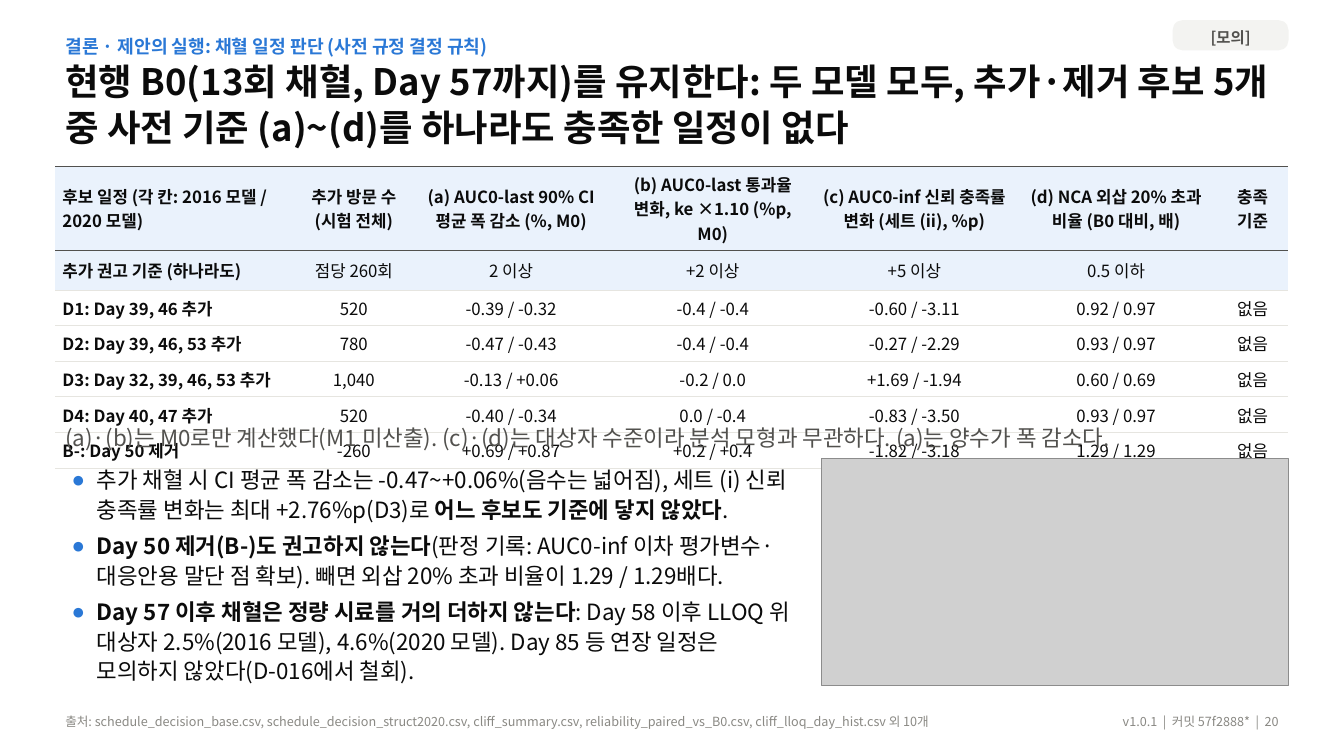
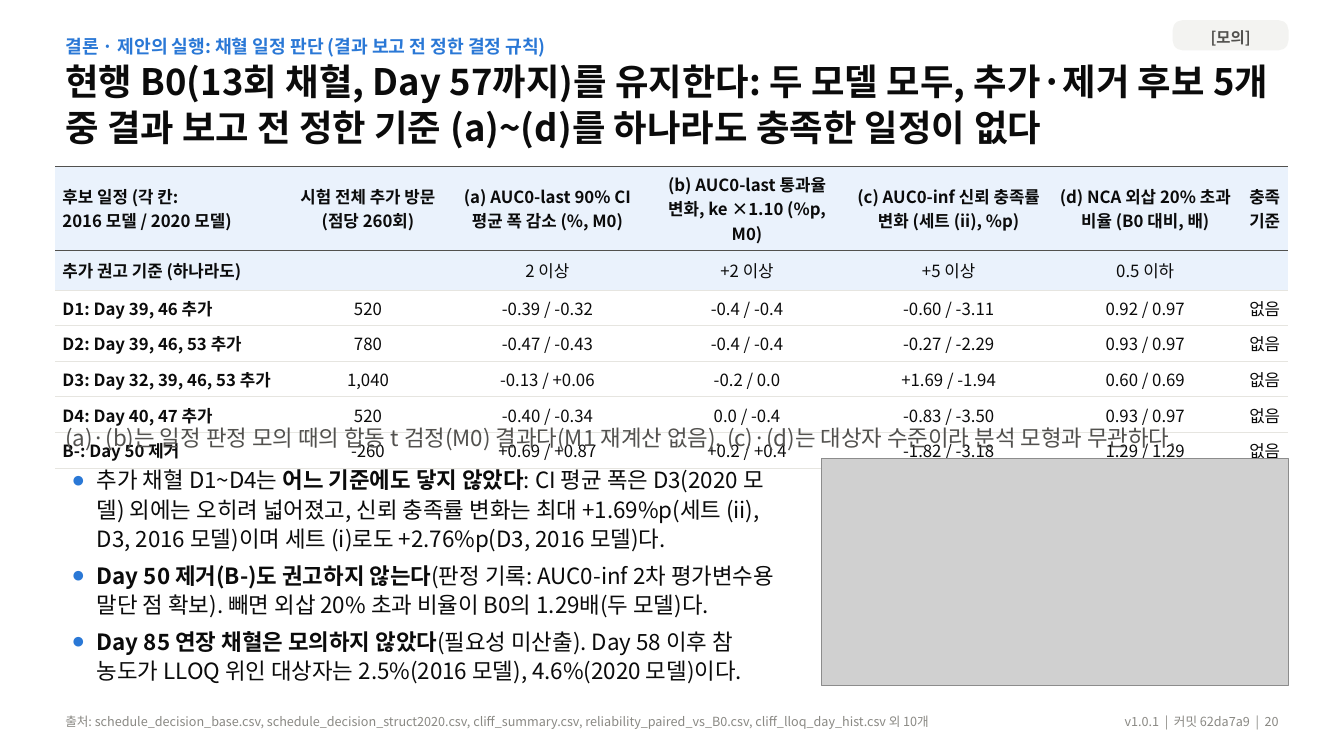
Before and after one commit to DHKQSP/dupilumab-sim, a slide deck: slide 20 of reports/deck/dupilumab_endpoint_results_v1.0.1.pptx. Drawn at 1344x756 pixels with LibreOffice and Linux fonts; fonts in the diff are those of the drawing; grey boxes stand for pictures. Boxes give left, top, right and bottom in pixels: in the first picture for what was removed or moved away, otherwise in the second. Text is boxed around its words. In the diff, an @@ line names an element or a change of style, - is before the commit and + after.

```diff
--- a/reports/deck/dupilumab_endpoint_results_v1.0.1.pptx
+++ b/reports/deck/dupilumab_endpoint_results_v1.0.1.pptx
@@ text at [65,37,546,57]: text changed @@
-결론 · 제안의 실행: 채혈 일정 판단 (사전 규정 결정 규칙)
+결론 · 제안의 실행: 채혈 일정 판단 (결과 보고 전 정한 결정 규칙)
@@ text at [65,64,1268,148]: text changed @@
-현행 B0(13회 채혈, Day 57까지)를 유지한다: 두 모델 모두, 추가·제거 후보 5개 중 사전 기준 (a)~(d)를 하나라도 충족한 일정이 없다
+현행 B0(13회 채혈, Day 57까지)를 유지한다: 두 모델 모두, 추가·제거 후보 5개 중 결과 보고 전 정한 기준 (a)~(d)를 하나라도 충족한 일정이 없다
@@ table at [55,166,1289,466] @@
-row 1, column 2: 추가 방문 수 (시험 전체)
+row 1, column 2: 시험 전체 추가 방문 (점당 260회)
-row 2, column 2: 점당 260회
+row 2, column 2: 
-row 3: D1: Day 39, 46 추가 | 520 | ‑0.39 / ‑0.32 | ‑0.4 / ‑0.4 | ‑0.60 / ‑3.11 | 0.92 / 0.97 | 없음
+row 3: D1: Day 39, 46 추가 | 520 | -0.39 / -0.32 | -0.4 / -0.4 | -0.60 / -3.11 | 0.92 / 0.97 | 없음
-row 4: D2: Day 39, 46, 53 추가 | 780 | ‑0.47 / ‑0.43 | ‑0.4 / ‑0.4 | ‑0.27 / ‑2.29 | 0.93 / 0.97 | 없음
+row 4: D2: Day 39, 46, 53 추가 | 780 | -0.47 / -0.43 | -0.4 / -0.4 | -0.27 / -2.29 | 0.93 / 0.97 | 없음
-row 5: D3: Day 32, 39, 46, 53 추가 | 1,040 | ‑0.13 / +0.06 | ‑0.2 / 0.0 | +1.69 / ‑1.94 | 0.60 / 0.69 | 없음
+row 5: D3: Day 32, 39, 46, 53 추가 | 1,040 | -0.13 / +0.06 | -0.2 / 0.0 | +1.69 / -1.94 | 0.60 / 0.69 | 없음
-row 6: D4: Day 40, 47 추가 | 520 | ‑0.40 / ‑0.34 | 0.0 / ‑0.4 | ‑0.83 / ‑3.50 | 0.93 / 0.97 | 없음
+row 6: D4: Day 40, 47 추가 | 520 | -0.40 / -0.34 | 0.0 / -0.4 | -0.83 / -3.50 | 0.93 / 0.97 | 없음
-row 7, column 2: ‑260
+row 7, column 2: -260
-row 7, column 5: ‑1.82 / ‑3.18
+row 7, column 5: -1.82 / -3.18
@@ text at [65,423,1176,451]: text changed @@
-(a)·(b)는 M0로만 계산했다(M1 미산출). (c)·(d)는 대상자 수준이라 분석 모형과 무관하다. (a)는 양수가 폭 감소다.
+(a)·(b)는 일정 판정 모의 때의 합동 t 검정(M0) 결과다(M1 재계산 없음). (c)·(d)는 대상자 수준이라 분석 모형과 무관하다.
@@ text at [97,469,774,684]: text changed @@
-● 추가 채혈 시 CI 평균 폭 감소는 ‑0.47~+0.06%(음수는 넓어짐), 세트 (i) 신뢰 충족률 변화는 최대 +2.76%p(D3)로 어느 후보도 기준에 닿지 않았다.
-● Day 50 제거(B-)도 권고하지 않는다(판정 기록: AUC0‑inf 이차 평가변수·대응안용 말단 점 확보). 빼면 외삽 20% 초과 비율이 1.29 / 1.29배다.
-● Day 57 이후 채혈은 정량 시료를 거의 더하지 않는다: Day 58 이후 LLOQ 위 대상자 2.5%(2016 모델), 4.6%(2020 모델). Day 85 등 연장 일정은 모의하지 않았다(D-016에서 철회).
+● 추가 채혈 D1~D4는 어느 기준에도 닿지 않았다: CI 평균 폭은 D3(2020 모델) 외에는 오히려 넓어졌고, 신뢰 충족률 변화는 최대 +1.69%p(세트 (ii), D3, 2016 모델)이며 세트 (i)로도 +2.76%p(D3, 2016 모델)다.
+● Day 50 제거(B-)도 권고하지 않는다(판정 기록: AUC0‑inf 2차 평가변수용 말단 점 확보). 빼면 외삽 20% 초과 비율이 B0의 1.29배(두 모델)다.
+● Day 85 연장 채혈은 모의하지 않았다(필요성 미산출). Day 58 이후 참 농도가 LLOQ 위인 대상자는 2.5%(2016 모델), 4.6%(2020 모델)이다.
@@ text at [1125,715,1279,727]: text changed @@
-v1.0.1 | 커밋 57f2888* | 20
+v1.0.1 | 커밋 62da7a9 | 20
```
Also in this commit, not shown: 31 other slides changed, 6 other files.
